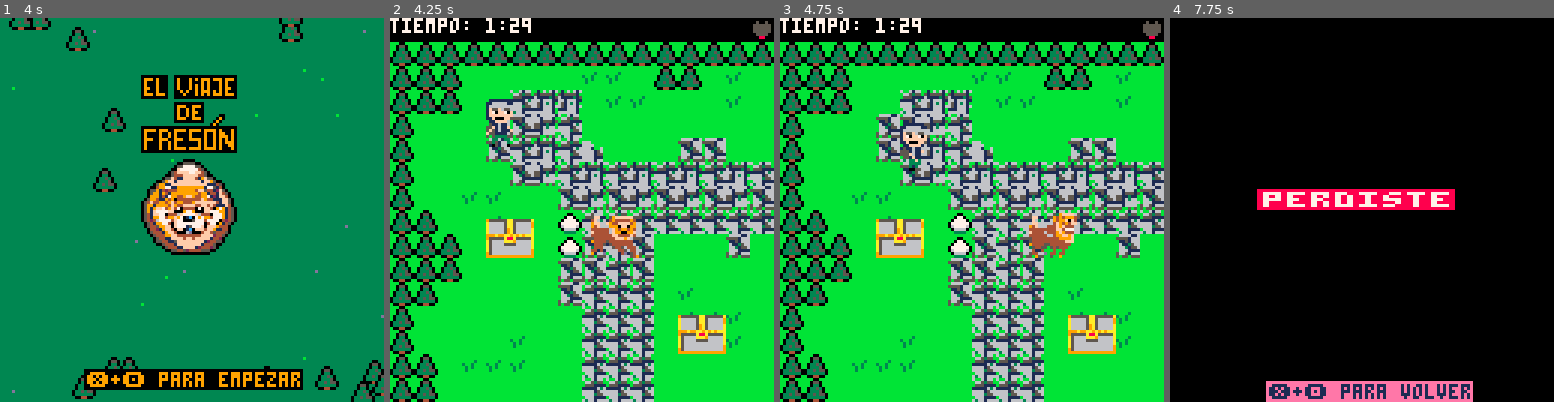
Above: before the commit, frames 1-4 (left to right).
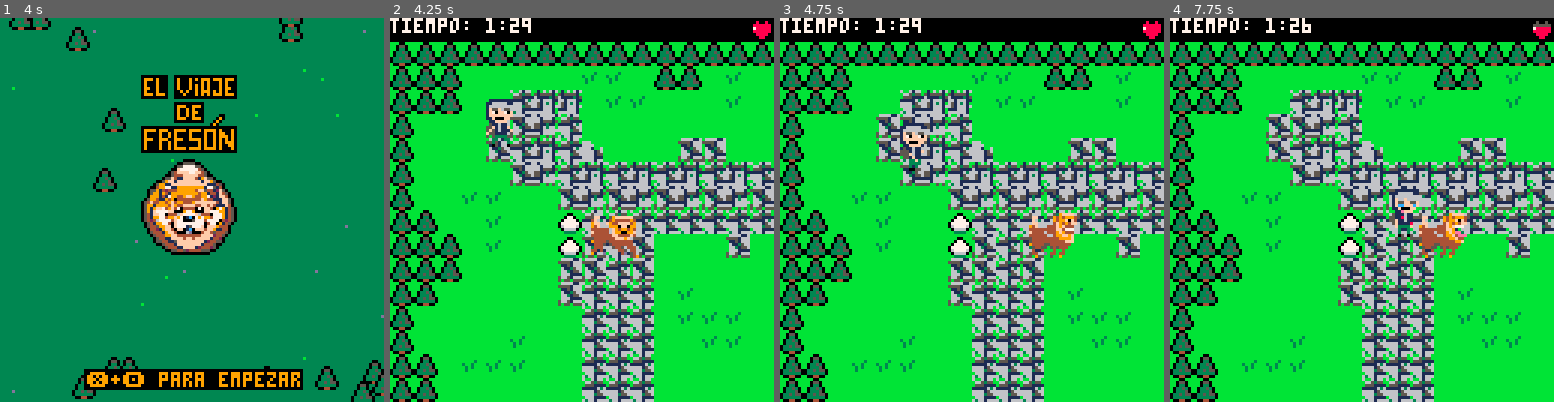
Above: after the commit, the same moments.

Repository: JudyProjects/el_viaje_de_freson
Game: PICO-8 cartridge game.p8
Two runs of this game, one before a commit and one after it. Both use one fixed random seed, a clock stepped at 60 frames per second and the inputs below.
Inputs:
- Up to frame 1 (4 s): tap X (X key) at 0.33, 1.07, 1.85, 2.97 s; tap O (Z key) at 0.7, 1.7, 2.1, 2.5, 2.9, 3.3, 3.7 s; hold Right 1.6-2.1 s; hold Up 2.15-2.42 s; hold Right 2.47-3.03 s; hold Left 3.08-3.58 s; hold Down 3.63-3.97 s
- Up to frame 2 (4.25 s): hold Right from 4.02 s (still down); tap X (X key) at 4.08 s; tap O (Z key) at 4.1 s
- Up to frame 3 (4.75 s): tap O (Z key) at 4.5 s; release Right at 4.68 s; hold Up from 4.73 s (still down)
- Up to frame 4 (7.75 s): tap O (Z key) every 0.4 s from 4.9 to 7.7 s; release Up at 5.03 s; hold Left 5.08-5.68 s; tap X (X key) at 5.2, 6.32, 7.43 s; hold Down 5.73-6.03 s; hold Right 6.08-6.58 s; hold Right 6.63-7.13 s; hold Up 7.18-7.45 s; hold Right from 7.5 s (still down)

Frame 1 is identical in both runs. In frame 2, 2.7% of the frame differs, in the area x 25-100%, y 0-88%; in frame 3, 2.7%; in frame 4, 89%, in the area x 0-100%, y 0-100%.

Commit message:
[ultimas_dos_pantallas] fin del juego en la casa y posicion de cofres

Diff:
--- a/game.p8
+++ b/game.p8
@@ -84,7 +83,6 @@
   hambre = 500
   tiempo = 0
   mordiscos = {}
-  hambre = 100
   pant_x = {
     { false },
     { false },
@@ -100,8 +98,9 @@
 
   jug = make_freson()
 
-  make_cofre(32, 64, 0, 4, 1)
-  make_cofre(96, 96, 1, 0, 2)
+  make_cofre(32, 220, 0, 4, 1)
+  make_cofre(400, 35, 1, 0, 2)
+
 end
 
 function jug_upd()
@@ -137,7 +136,13 @@
     if hambre <= 0 then
         chgestado("fin")
     end
-    printh(hambre .. " " .. tostring(jug.llave1) .. " " .. tostring(jug.llave2) .. " ")
+
+    if(camx >= 512 and jug.y <= 80) then
+    jug.llego_casa = true
+    chgestado("fin")
+    end
+
+    printh(hambre .. " " .. tostring(jug.llave1) .. " " .. tostring(jug.llave2) .. " " .. tostring(jug.llego_casa))
 
 end
 
@@ -186,12 +191,13 @@
 function fin_ini()
   music(-1)
 
-    hambre = 0
-
     -- Mensajes predefinidos para el estado "Fin"
-    if jug.hambre == nil then
+    if hambre <= 0 then
         f_msg = "\#8\f7\^w\^ perdiste"
-        f_mx = 31 -- Centrado para el mensaje de pれたrdida
+        f_mx = 36 -- Centrado para el mensaje de partida
+    elseif jug.llego_casa then
+        f_msg = "\#3\f7llegaste a casa freson"
+        f_mx = 50 - 26
     else
         f_msg = "\#3\f7fin del juego"
         f_mx = 63 - 26
@@ -281,7 +287,7 @@
   -- cambiar colores de la paleta para animar el agua
   local colores_agua = { 1, 7 }
   -- colores del agua
-  local tiempo = flr(t() * 4) % #colores_agua
+  local tiempo = flr(t() * 1.5) % #colores_agua
   pal(14, colores_agua[tiempo + 1])
   pal(13, colores_agua[tiempo + 2])
   -- dibujar agua en la capa adicional solo en la pantalla 3
@@ -363,6 +369,7 @@
   e.mord_time = -1
   e.llave1 = false
   e.llave2 = false
+  e.llego_casa = false
 
   local idle = "idle"
   local walk = "walk"
@@ -816,14 +823,14 @@
 b666111111166666a566666666666669a566666666666669ccc44cccc7cccc77b666566644044461444444616616666677888877888888881611666611166666
 566516666616666b95666666666666699566666666666669c7744c0cccccccccb556665544444466444444666611116688777788888888881611666611111666
 5b55b55555bb5b5b99999999999999999999999999999999ccc44ccccccc00ccb756665744444466444404666666166688888888888888881111666611111111
-bbbbbbbbbbbbbbbb8800008888800008888000886677111111111111000000000000000000000000000000000000000000000000000000000000000000000000
-b6bbbbbb666bbbbb88088088888088888808880866771161111111110080080000500500005005000050050000500500005005000aaaaaa00000000000000000
-33bbbb336666bbbb88088088888088888808888877777161111166660888888005555550055555500555555005555550055555500a2222a00000000000000000
-113133666661bb6b88000088888000888880008877777161116666660788888007888880055555500555555005555550055555500aaaaaa00000000000000000
-666615666666156b8808808888808888888888087777716111666666088888800888888008888880055555500555555005555550000a00000000000000000000
-666615556666155b88088088888088888888880877777161166666660088880000888800008888000088880000555500005555000b0aaa000000000000000000
-666611116666111b8808808888808888880888086677116116666666000880000008800000088000000880000008800000055000bbba00000000000000000000
-666616656666166b88088088888088888880008866771111166666660000000000000000000000000000000000000000000000000b0aaaa00000000000000000
+bbbbbbbbbbbbbbbb880000888880000888800088667711111111111100000000000000000000000000000000000000000000000000000000113bbbbb00000000
+b6bbbbbb666bbbbb88088088888088888808880866771161111111110080080000500500005005000050050000500500005005000aaaaaa013133bbb00000000
+33bbbb336666bbbb88088088888088888808888877777161111166660888888005555550055555500555555005555550055555500a2222a01333bbbb00000000
+113133666661bb6b88000088888000888880008877777161116666660788888007888880055555500555555005555550055555500aaaaaa0113bbbbb00000000
+666615666666156b8808808888808888888888087777716111666666088888800888888008888880055555500555555005555550000a000013333bbb00000000
+666615556666155b88088088888088888888880877777161166666660088880000888800008888000088880000555500005555000b0aaa00131333bb00000000
+666611116666111b8808808888808888880888086677116116666666000880000008800000088000000880000008800000055000bbba0000113bbbbb00000000
+666616656666166b88088088888088888880008866771111166666660000000000000000000000000000000000000000000000000b0aaaa013333bbb00000000
 aaaaaaaaaaaaaa0000aaaaaaaaaaaaaaaaaaaaaaaaaaaaaaaaaaaaaaaaaaaaaa0000000000000000000000000000000000000000000000000000000000000000
 aaaaaaaaaaaa00555500aaaaaaaaaaaaaaaaaaaaaaaaaaaaaaaaaaaaaaaaaaaa0000000000000000000000000000000000000000000000000000000000000000
 aaaaaaaaaaa0557777550aaaaaaaaaaa000000000aa0000000000000000000000000000000000000000000000000000000000000000000000000000000000000
@@ -872,8 +879,6 @@
 cccccccccccccc0000cccccc42244424422444240000000000000000000000000000000000000000000000000000000000000000000000000000000000000000
 cccccccccccccc0000cccccc42244424422444240000000000000000000000000000000000000000000000000000000000000000000000000000000000000000
 cccccccccccccc0000cccccc42244424422444240000000000000000000000000000000000000000000000000000000000000000000000000000000000000000
-00000000000000000000000000000000000000000000000000000000000000000000000000000000000000000000000000000000000000000000000000000000
-00000000000000000000000000000000000000000000000000000000000000000000000000000000000000000000000000000000000000000000000000000000
 
 
 
@@ -1009,37 +1014,37 @@
 0000000000000000000000000000000000000000000000000000000000000000000000000000000000000000000000000000000000000000000000000000000000000000000000000000000000000000000000000000000000000000000000000000000000000000000000000000000000000000000000000000000000000000
 __map__
 0000000000000000000000000000000000000000000000000000000000000000000000000000000000000000000000000000000000000000000000000000000000000000000000000000000000000000000000000000000000000000000000000000000000000000000000000000000000000000000000000000000000000000
-47474747474747474747474747474747474747474747474747474747474747470000000000000000000000000000000049464646464646464646464646464646404040cdccccccccccccccccce404040000000000000000000000000000000000000000000000000000000000000000000000000000000000000000000000000
-4747474040404040414140474740414040474747474740404040474747474747000000000000000000000000000000004940404040404040404040404040404740cdcccccccccacacacaccccccccce40000000000000000000000000000000000000000000000000000000000000000000000000000000000000000000000000
-4747474040505151404141404040414040404040404040404040404040404048000000000000000000000000000000004940404040404040404040404040474740cdcccacacacacacacacacacaccce40000000000000000000000000000000000000000000000000000000000000000000000000000000000000000000000000
-4740404060606150404040404040404040404040404040505150514040404048000000000000000000000000000000004940404040404040404040404040474740c1c0c0c9c0c0c9c0c0c9c0c0c9c740000000000000000000000000000000000000000000000000000000000000000000000000000000000000000000000000
-4740404060505150714040406060404040404040404040606160614040404048000000000000000000000000000000004940404040404040404040404040404740c1c9c9c9c9c9c9c9c9c9c9c9c9c740000000000000000000000000000000000000000000000000000000000000000000000000000000000000000000000000
-4740404040606150515051505150515050515051505150515051404040404048666666666666666666666666666666665051404040404040404040404040404740c1c9d2d0d1c9c9c9c9d2d0d1c9c740000000000000000000000000000000000000000000000000000000000000000000000000000000000000000000000000
-474040414140406061606160616061606061606160616061606150505050505057575757575757575757575757575757606150515051505150514040404040474040c1d0d0d0c9d3d3c9d0d0d0c74040000000000000000000000000000000000000000000000000000000000000000000000000000000000000000000000000
-474740404140404550505050505050504040505050505051505150515050505057575757575757575757575757575757505160616061606160614040404040474040c1c2c3c4c9d4d3c9c2c3c4c74040000000000000000000000000000000000000000000000000000000000000000000000000000000000000000000000000
-474747404140404560506040404060404040404040405051606160614040505057575757575757575757575757575757606150515051505150515051404040474040c1c5c5c5c9d3d3c9c5c5c5c74040000000000000000000000000000000000000000000000000000000000000000000000000000000000000000000000000
-47474740404040606050604040404040404040404040606150404040404040486767676767676767676767676767676749406061606160616061606140404047404040404040c8c8c8c8404040404040000000000000000000000000000000000000000000000000000000000000000000000000000000000000000000000000
-47474040404040605050504041404040404040404040505140404545454545450000000000000000000000000000000049404040404040405051505140404047404040404040c6c6c6c6404040404040000000000000000000000000000000000000000000000000000000000000000000000000000000000000000000000000
-4740404040404040505050404141414040454540404060615040454242424245000000000000000000000000000000004940404040404040606160615051504740404040404040404040404040404040000000000000000000000000000000000000000000000000000000000000000000000000000000000000000000000000
-4740404040414040505050404041414040454540405051505140454140414245000000000000000000000000000000004940404040404040404050516061604740404040404040404040404040404040000000000000000000000000000000000000000000000000000000000000000000000000000000000000000000000000
-4747404141414040505050404040404040404040406061606140454141414545000000000000000000000000000000004940404747404040404060615051504740404040404040404040404040404040000000000000000000000000000000000000000000000000000000000000000000000000000000000000000000000000
-4747404040404040505050404040404040404040404050505140454545454548000000000000000000000000000000004747474747474747474747474747474740404040404040404040404040404040000000000000000000000000000000000000000000000000000000000000000000000000000000000000000000000000
+47474747474747474747474747474747474747474747474747474747474747470000000000000000000000000000000049464646464646464646464646464646464646cdccccccccccccccccce464646000000000000000000000000000000000000000000000000000000000000000000000000000000000000000000000000
+4747474040404040414140474740414040474747474740404040474747474747000000000000000000000000000000004940404040404040404040404040404740cdcccccccccacacacaccccccccce46000000000000000000000000000000000000000000000000000000000000000000000000000000000000000000000000
+4747474040505151404141404040414040404040404040404040404040404048000000000000000000000000000000004940404040404040404040404040474740cdcccacacacacacacacacacaccce46000000000000000000000000000000000000000000000000000000000000000000000000000000000000000000000000
+4740404060606150404040404040404040404040404040505150514040404048000000000000000000000000000000004940404040404040404040404040474740c1c0c0c9c0c0c9c0c0c9c0c0c9c746000000000000000000000000000000000000000000000000000000000000000000000000000000000000000000000000
+4740404060505150714040406060404040404040404040606160614040404048000000000000000000000000000000004940404040404040404040404040404740c1c9c9c9c9c9c9c9c9c9c9c9c9c746000000000000000000000000000000000000000000000000000000000000000000000000000000000000000000000000
+4740404040606150515051505150515050515051505150515051404040404048666666666666666666666666666666665051404040404040404040404040404740c1c9d2d0d1c9c9c9c9d2d0d1c9c746000000000000000000000000000000000000000000000000000000000000000000000000000000000000000000000000
+474040414140406061606160616061606061606160616061606150505050505057575757575757575757575757575757606150515051505150514040404040474040c1d0d0d0c9d3d3c9d0d0d0c74046000000000000000000000000000000000000000000000000000000000000000000000000000000000000000000000000
+474740404140404550505050505050504040505050505051505150515050505057575757575757575757575757575757505160616061606160614040404040474040c1c2c3c4c9d4d3c9c2c3c4c74046000000000000000000000000000000000000000000000000000000000000000000000000000000000000000000000000
+474747404140404560506040404060404040404040405051606160614040505057575757575757575757575757575757606150515051505150515051404040474040c1c5c5c5c9d3d3c9c5c5c5c74046000000000000000000000000000000000000000000000000000000000000000000000000000000000000000000000000
+47474740404040606050604040404040404040404040606150404040404040486767676767676767676767676767676749406061606160616061606140404047404040404040c8c8c8c8404040404046000000000000000000000000000000000000000000000000000000000000000000000000000000000000000000000000
+47474040404040605050504041404040404040404040505140404545454545450000000000000000000000000000000049404040404040405051505140404047404040404040c6c6c6c6404040404046000000000000000000000000000000000000000000000000000000000000000000000000000000000000000000000000
+4740404040404040505050404141414040454540404060615040454242424245000000000000000000000000000000004940404040404040606160615051504740404040404040505140404040404046000000000000000000000000000000000000000000000000000000000000000000000000000000000000000000000000
+4740404040414040505050404041414040454540405051505140454140414245000000000000000000000000000000004940404040404040404050516061604740404040404040606140404040404046000000000000000000000000000000000000000000000000000000000000000000000000000000000000000000000000
+4747404141414040505050404040404040404040406061606140454141414545000000000000000000000000000000004940404747404040404060615051504740404040404050515051514040404046000000000000000000000000000000000000000000000000000000000000000000000000000000000000000000000000
+4747404040404040505050404040404040404040404050505140454545454548000000000000000000000000000000004747474747474747474747474747474740404040404060616061614040404046000000000000000000000000000000000000000000000000000000000000000000000000000000000000000000000000
 0000000000000000000000000000000000000000000000000000000000000000000000000000000000000000000000000000000000000000000000000000000000000000000000000000000000000000000000000000000000000000000000000000000000000000000000000000000000000000000000000000000000000000
-4747404041404040515151404047474740404040404050515043434343434343764c4c4c4c4c4c4c4c4c4c4c4c4c4c4e4946464646464646464646464646464649464646464646464646460000000000000000000000000000000000000000000000000000000000000000000000000000000000000000000000000000000000
-47474041414040404051514040474747404041404040606143434343434343436e58585858585858585858585858584f4940404040404040404040404040404749404040404040404040400000000000000000000000000000000000000000000000000000000000000000000000000000000000000000000000000000000000
-47474041414040405151514040404747404040404040505150434343434343436e58585858585858585858585858584f4940404040404040404040404040474749404040404040404040400000000000000000000000000000000000000000000000000000000000000000000000000000000000000000000000000000000000
-47474040404040405151404040404747404040404040606150514343434343436e5858586c6d6d6d6d6d6c585858584f4940404040404040404040404040474749404040404040404040400000000000000000000000000000000000000000000000000000000000000000000000000000000000000000000000000000000000
-47474040404040515151404040404747404040404040405060505143434343436e5858585d6c6c6c73745f585858584f4940404040404040404040404040404749404040404040404040400000000000000000000000000000000000000000000000000000000000000000000000000000000000000000000000000000000000
-4747404040405151514040404140474740404041404240405060614343435068585858585d6c6c6c6c6c5f585858584f5051404040404040404040404040404750514040404040404040400000000000000000000000000000000000000000000000000000000000000000000000000000000000000000000000000000000000
-4747474040405151404040404140474740404041404040406061505051505169585858585d6c6c6c6c6c5f58585858756061505150515051505140404040404760615051505150515051400000000000000000000000000000000000000000000000000000000000000000000000000000000000000000000000000000000000
-474747404040515140404141414047474040404140404040405051606160616a585858585d6c6c6c6c6c5f58585858755051606160616061606140404040404750516061606160616061400000000000000000000000000000000000000000000000000000000000000000000000000000000000000000000000000000000000
-474747474040515151404040404047474040414140404240406061606160616b585858585d72736c6c6c5f58585858756061505150515051505150514040404760615051505150515051500000000000000000000000000000000000000000000000000000000000000000000000000000000000000000000000000000000000
-47474040404051515140404040404747404041414040404240404040404040686e5858586c5e5e5e5e5e6c585858584f4940606160616061606160614040404749406061606160616061600000000000000000000000000000000000000000000000000000000000000000000000000000000000000000000000000000000000
-47474051515151515151515151404747404040414140404040404042424240406e58585858585858585858585858584f4940404040404040505150514040404749404040404040405051500000000000000000000000000000000000000000000000000000000000000000000000000000000000000000000000000000000000
-47475151515151515151515151404747404040404040404040404040404040406e58585858585858585858585858584f4940404040404040606160615051504749404040404040406061600000000000000000000000000000000000000000000000000000000000000000000000000000000000000000000000000000000000
-47475151514040405151515151404747404040404646404040404040404042406e58585858585858585858585858584f4940404040404040404050516061604749404040404040404040500000000000000000000000000000000000000000000000000000000000000000000000000000000000000000000000000000000000
-47475151514040404040404051404747464646464646464646464646464040406e58585858585858585858585858584f4940404747404040404060615051504749404047474040404040600000000000000000000000000000000000000000000000000000000000000000000000000000000000000000000000000000000000
-47474747474747474747474747474747464646464646464646464646464646466f4d4d4d4d4d4d4d4d4d4d4d4d4d4d5c4747474747474747474747474747474747474747474747474747470000000000000000000000000000000000000000000000000000000000000000000000000000000000000000000000000000000000
-
-
-
+4747404041404040515151404047474740404040404050515043434343434343764c4c4c4c4c4c4c4c4c4c4c4c4c4c4e7e47474747474747474747474747474740404040404050515051404040404046000000000000000000000000000000000000000000000000000000000000000000000000000000000000000000000000
+47474041414040404051514040474747404041404040606143434343434343436e58585858585858585858585858584f7e40404040404040404040404040404740404040404060616061404040404046000000000000000000000000000000000000000000000000000000000000000000000000000000000000000000000000
+47474041414040405151514040404747404040404040505150434343434343436e58585858585858585858585858584f7e40404040404040404040404040474740404040404050515051404040404046000000000000000000000000000000000000000000000000000000000000000000000000000000000000000000000000
+47474040404040405151404040404747404040404040606150514343434343436e5858586c6d6d6d6d6d6c585858584f7e40404040404040404040404040474740404040404060616061404040404046000000000000000000000000000000000000000000000000000000000000000000000000000000000000000000000000
+47474040404040515151404040404747404040404040405060505143434343436e5858585d6c6c6c73745f585858584f7e40404040404040405051505150515140404040404050515051404040404046000000000000000000000000000000000000000000000000000000000000000000000000000000000000000000000000
+4747404040405151514040404140474740404041404240405060614343435068585858585d6c6c6c6c6c5f585858584f5051404040404040406061606160616140514040404060616061405051404046000000000000000000000000000000000000000000000000000000000000000000000000000000000000000000000000
+4747474040405151404040404140474740404041404040406061505051505169585858585d6c6c6c6c6c5f58585858756061505150515051505150515051505150515051505150515051406061404047000000000000000000000000000000000000000000000000000000000000000000000000000000000000000000000000
+474747404040515140404141414047474040404140404040405051606160616a585858585d6c6c6c6c6c5f58585858755051606160616061606160616061606160616061606160616061405051404047000000000000000000000000000000000000000000000000000000000000000000000000000000000000000000000000
+474747474040515151404040404047474040414140404240406061606160616b585858585d72736c6c6c5f58585858756061505150515051505150515051404040615051505150515051506061404047000000000000000000000000000000000000000000000000000000000000000000000000000000000000000000000000
+47474040404051515140404040404747404041414040404240404040404040686e5858586c5e5e5e5e5e6c585858584f7e40606160616061606160616061404740406061606160616061605051404047000000000000000000000000000000000000000000000000000000000000000000000000000000000000000000000000
+47474051515151515151515151404747404040414140404040404042424240406e58585858585858585858585858584f7e40404040404040505150514040404740404040404040405051506061404047000000000000000000000000000000000000000000000000000000000000000000000000000000000000000000000000
+47475151515151515151515151404747404040404040404040404040404040406e58585858585858585858585858584f7e40404040404040606160614040404740404040404040406061604040404747000000000000000000000000000000000000000000000000000000000000000000000000000000000000000000000000
+47475151514040405151515151404747404040404646404040404040404042406e58585858585858585858585858584f7e40404040404040404040404040404740404045404040404040504040404047000000000000000000000000000000000000000000000000000000000000000000000000000000000000000000000000
+47475151514040404040404051404747464646464646464646464646464040406e58585858585858585858585858584f7e40404747404040404040404040404740404045454040404040604040404047000000000000000000000000000000000000000000000000000000000000000000000000000000000000000000000000
+47474747474747474747474747474747464646464646464646464646464646466f4d4d4d4d4d4d4d4d4d4d4d4d4d4d5c4747474747474747474747474747474745454545454545454545454545454545000000000000000000000000000000000000000000000000000000000000000000000000000000000000000000000000
+
+
+
